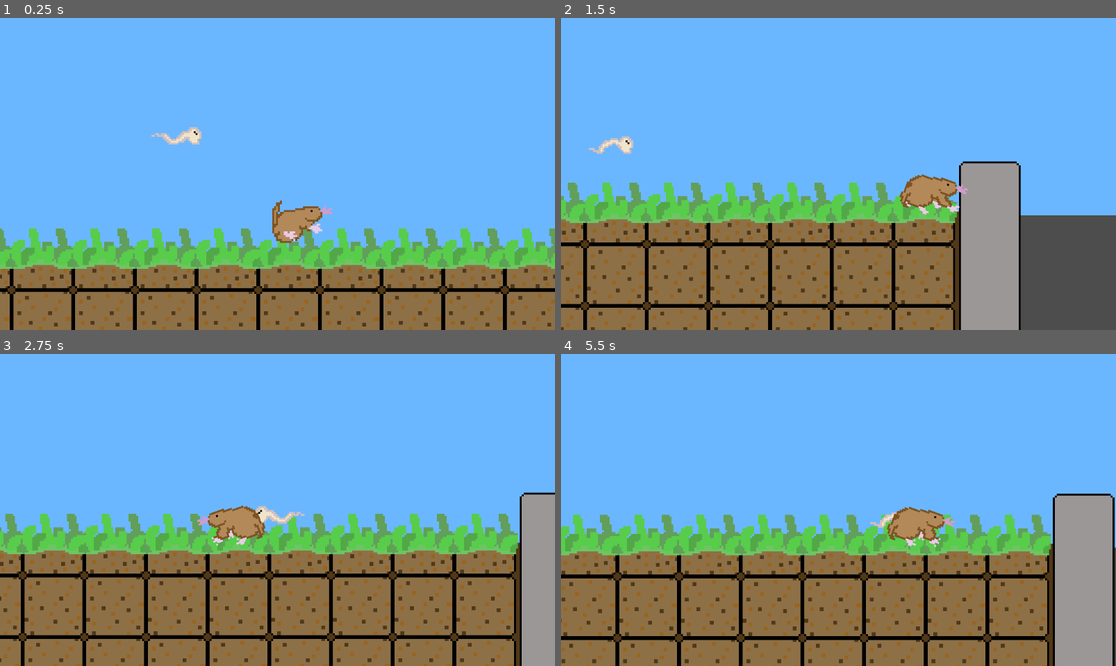
Above: before the commit, frames 1-4 (two rows, left to right).
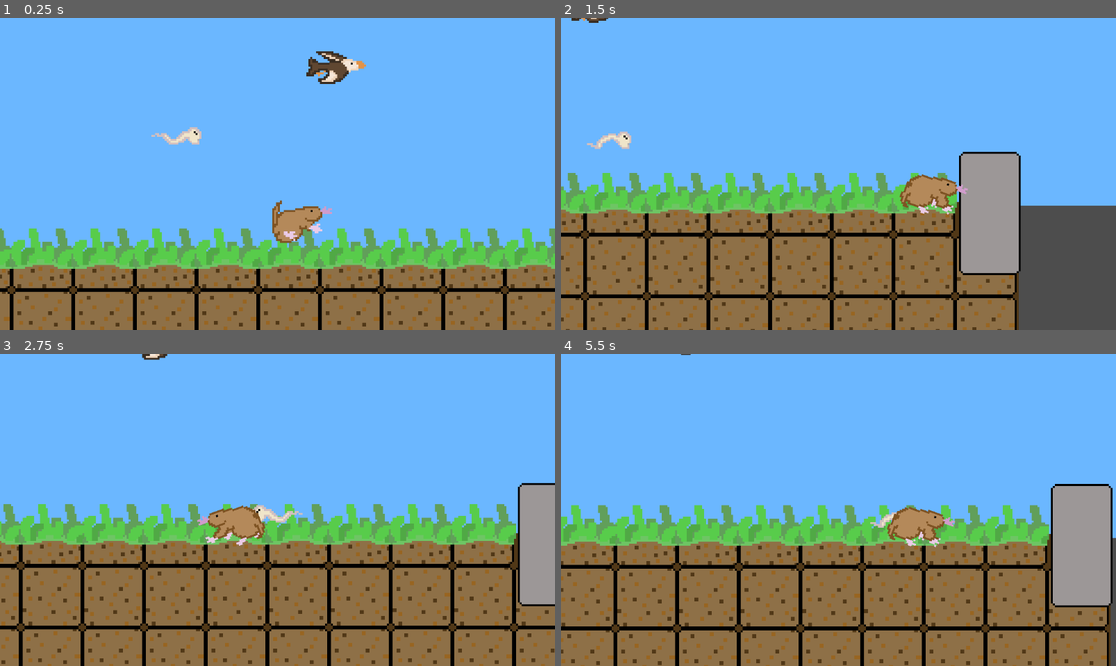
Above: after the commit, the same moments.

Repository: CanadianPS1/GameJam---Mole-Time
Game: Godot game, scene res://Scenes/game.tscn
Two runs of this game, one before a commit and one after it. Both use one fixed random seed, a clock stepped at 60 frames per second and the inputs below.
Inputs:
- Up to frame 1 (0.25 s): no input
- Up to frame 2 (1.5 s): hold D (moveRight) from 0.53 s (still down); tap W (moveUp) at 0.77 s
- Up to frame 3 (2.75 s): tap W (moveUp) at 1.52 s; release D (moveRight) at 2.03 s; hold A (moveLeft) from 2.03 s (still down)
- Up to frame 4 (5.5 s): release A (moveLeft) at 2.78 s; hold D (moveRight) 2.78-4.28 s; tap W (moveUp) at 3.02, 3.77, 4.52 s; hold A (moveLeft) 4.28-5.03 s; hold D (moveRight) from 5.03 s (still down)

The runs differ from the first frame. In frame 1, 0.7% of the frame differs, in the area x 55-66%, y 10-22%; in frame 2, 18%; in frame 3, 23%, in the area x 0-100%, y 0-100%; in frame 4, 23%.

Commit message:
let you fall through the floor

Diff:
--- a/molegame/Scenes/game.tscn
+++ b/molegame/Scenes/game.tscn
@@ -1,8 +1,9 @@
-[gd_scene load_steps=10 format=3 uid="uid://dmusb3vnvdlrh"]
+[gd_scene load_steps=11 format=3 uid="uid://dmusb3vnvdlrh"]
 
 [ext_resource type="Texture2D" uid="uid://d2fjq13yd5ntt" path="res://assets/sprites/groundSprites.png" id="1_qxrlw"]
 [ext_resource type="PackedScene" uid="uid://c30fay32y0koe" path="res://Scenes/player.tscn" id="2_wrm1d"]
 [ext_resource type="PackedScene" uid="uid://cynu63ansl0ir" path="res://Scenes/worm.tscn" id="3_wrm1d"]
+[ext_resource type="PackedScene" uid="uid://dm71g4wknokyg" path="res://Scenes/bird.tscn" id="4_3dryh"]
 
 [sub_resource type="TileSetAtlasSource" id="TileSetAtlasSource_3dryh"]
 texture = ExtResource("1_qxrlw")
@@ -74,7 +75,8 @@
 4:7/0 = 0
 
 [sub_resource type="TileSet" id="TileSet_wrm1d"]
-physics_layer_0/collision_layer = 1
+physics_layer_0/collision_layer = 2
+physics_layer_0/collision_mask = 2
 sources/0 = SubResource("TileSetAtlasSource_qxrlw")
 
 [sub_resource type="TileSetAtlasSource" id="TileSetAtlasSource_wowpa"]
@@ -133,13 +135,14 @@
 tile_set = SubResource("TileSet_wowpa")
 format = 2
 layer_0/name = "forground"
-layer_0/tile_data = PackedInt32Array(524276, 65537, 16106127 …(332 unchanged characters)…  2, 327666, 65537, 2, 393202, 65537, 2, 327692, 65537, 2, 196620, 65537, 2, 65548, 65537, 2, -14, 65537, 1, -65524, 65537, 1, 524274, 1, 3, 458764, 1, 1610612739)
+layer_0/tile_data = PackedInt32Array(524276, 65537, 16106127 …(332 unchanged characters)…  2, 327666, 65537, 2, 393202, 65537, 2, -14, 65537, 1, -65524, 65537, 1, 524274, 1, 3, 458764, 1, 1610612739, 65548, 65537, 3, 327692, 65537, 1)
 layer_1/name = "background"
 layer_1/z_index = -10
 
 [node name="Player" parent="." instance=ExtResource("2_wrm1d")]
 z_index = 10
 position = Vector2(14.3684, -36.9474)
+collision_mask = 3
 
 [node name="Camera2D" type="Camera2D" parent="Player"]
 position = Vector2(-12.3684, -14.0526)
@@ -153,7 +156,7 @@
 z_index = -5
 tile_set = SubResource("TileSet_wrm1d")
 format = 2
-layer_0/tile_data = PackedInt32Array(65526, 0, 0, 65528, 0,  …(569 unchanged characters)… 458746, 0, 1, 458744, 0, 1, 458742, 0, 1)
+layer_0/tile_data = PackedInt32Array(65526, 0, 0, 65528, 0,  …(569 unchanged characters)… 458746, 0, 1, 458744, 0, 1, 458742, 0, 1, 262158, 0, 1, 131086, 0, 1, 393230, 0, 1)
 
 [node name="TileMap" type="TileMap" parent="."]
 z_index = -10
@@ -163,3 +166,6 @@
 
 [node name="Worm" parent="." instance=ExtResource("3_wrm1d")]
 position = Vector2(-70, -58)
+
+[node name="bird" parent="." instance=ExtResource("4_3dryh")]
+position = Vector2(34, -91)
--- a/molegame/Scenes/player.tscn
+++ b/molegame/Scenes/player.tscn
@@ -74,7 +74,7 @@
 }],
 "loop": true,
 "name": &"run",
-"speed": 5.0
+"speed": 10.0
 }]
 
 [sub_resource type="CircleShape2D" id="CircleShape2D_tx1dd"]
@@ -85,9 +85,10 @@
 
 [node name="AnimatedSprite2D" type="AnimatedSprite2D" parent="."]
 sprite_frames = SubResource("SpriteFrames_f1ek2")
-animation = &"jump"
+animation = &"run"
 autoplay = "idle"
+frame_progress = 0.302874
 
 [node name="CollisionShape2D" type="CollisionShape2D" parent="."]
-position = Vector2(-1, 3)
+position = Vector2(-2, -2)
 shape = SubResource("CircleShape2D_tx1dd")
--- a/molegame/scripts/player.gd
+++ b/molegame/scripts/player.gd
@@ -3,8 +3,9 @@
 
 const SPEED = 200.0
 const JUMP_VELOCITY = -200.0
-
+var inGround = false
 @onready var animated_sprite: AnimatedSprite2D = $AnimatedSprite2D
+@onready var rigid_body: RigidBody2D = $RigidBody2D
 
 func _physics_process(delta: float) -> void:
 	# Add the gravity.
@@ -14,6 +15,9 @@
 	# Handle jump.
 	if Input.is_action_just_pressed("moveUp") and is_on_floor():
 		velocity.y = JUMP_VELOCITY
+	if Input.is_action_just_pressed("moveDown") and is_on_floor():
+		print("in grounds")
+		collision_mask &= ~(1 << 1)
 
 	# Get the input direction and handle the movement/deceleration.
 	# As good practice, you should replace UI actions with custom gameplay actions.
